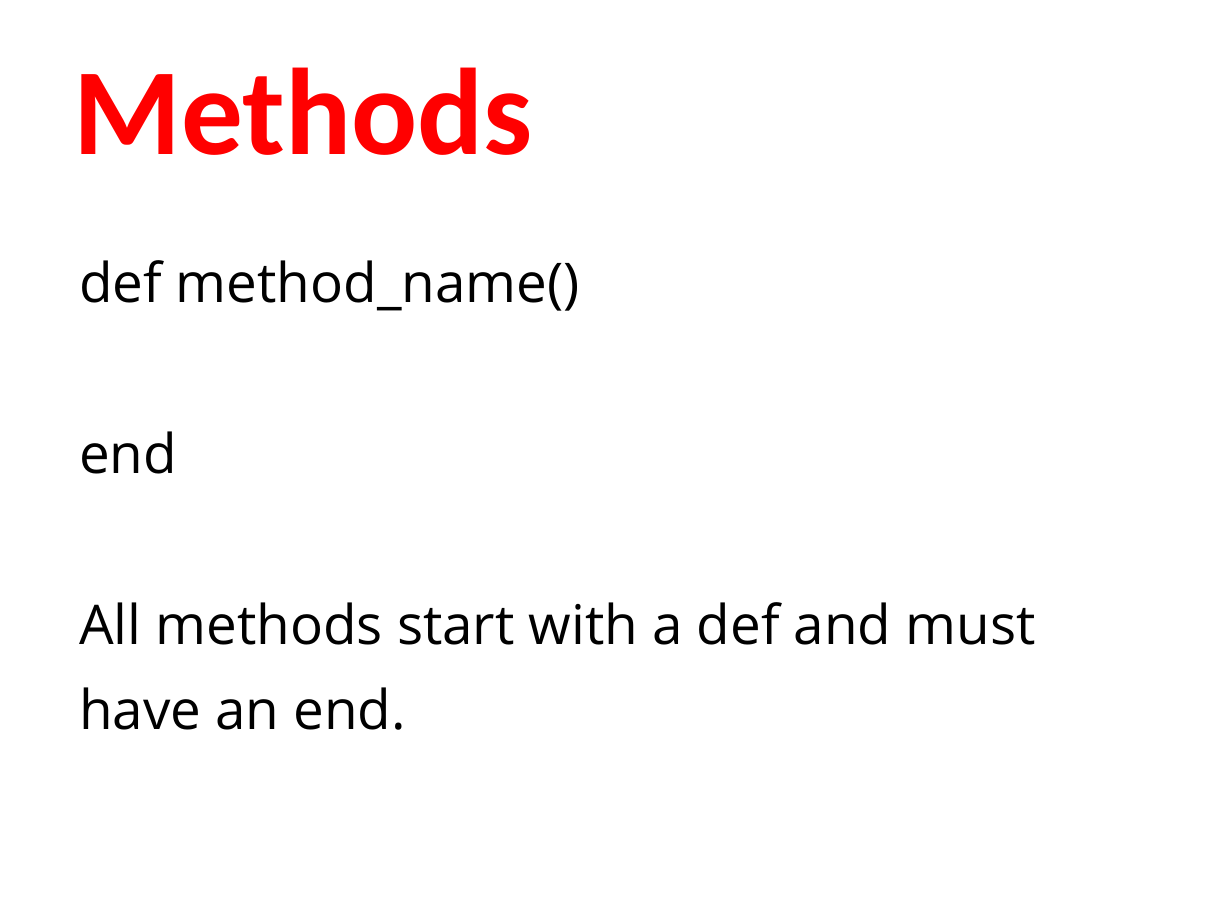
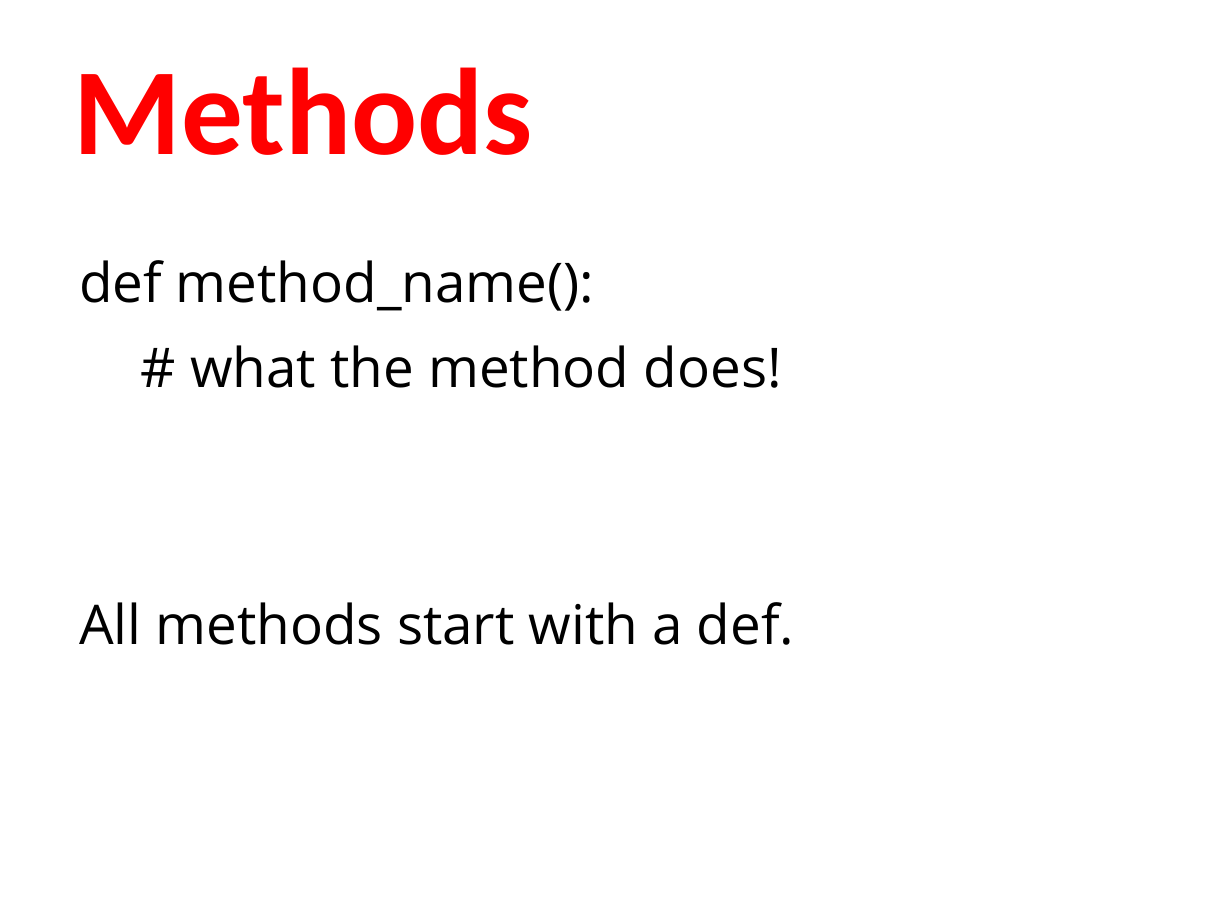
Before and after one commit to humanitiesprogramming/slides, a slide deck: slide 7 of 2017/python/B Done - ish/day2-review.pptx. Drawn at 1232x924 pixels with LibreOffice and Linux fonts; fonts in the diff are those of the drawing. Boxes give left, top, right and bottom in pixels: in the first picture for what was removed or moved away, otherwise in the second. Text is boxed around its words. In the diff, an @@ line names an element or a change of style, - is before the commit and + after.

```diff
--- a/2017/python/B Done - ish/day2-review.pptx
+++ b/2017/python/B Done - ish/day2-review.pptx
@@ text at (x1=79, y1=260, x2=794, y2=645): text changed @@
-def method_name()
-end
-All methods start with a def and must have an end.
+def method_name():
+# what the method does!
+All methods start with a def.
```
Also in this commit, not shown: 4 other slides changed, 1 other file.
